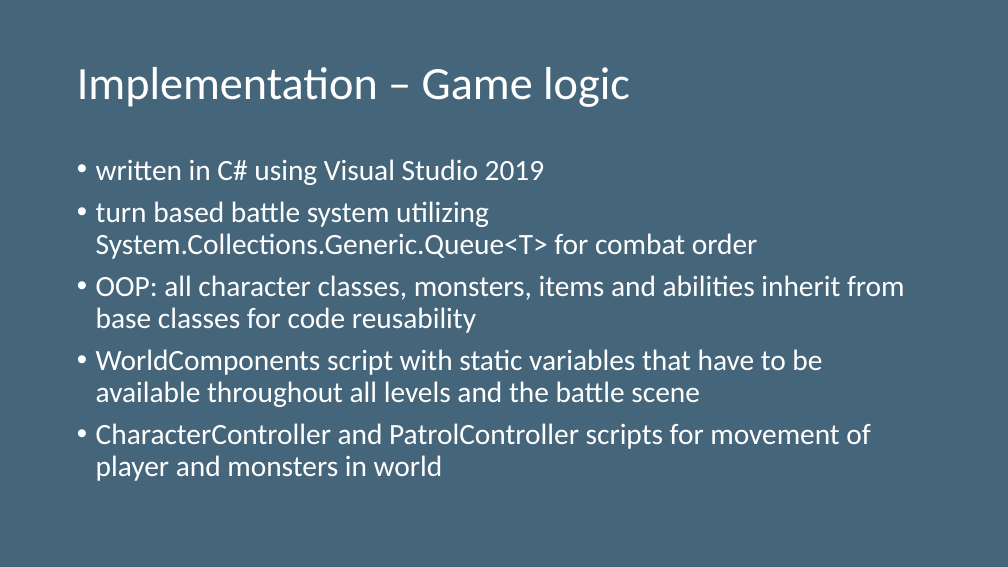
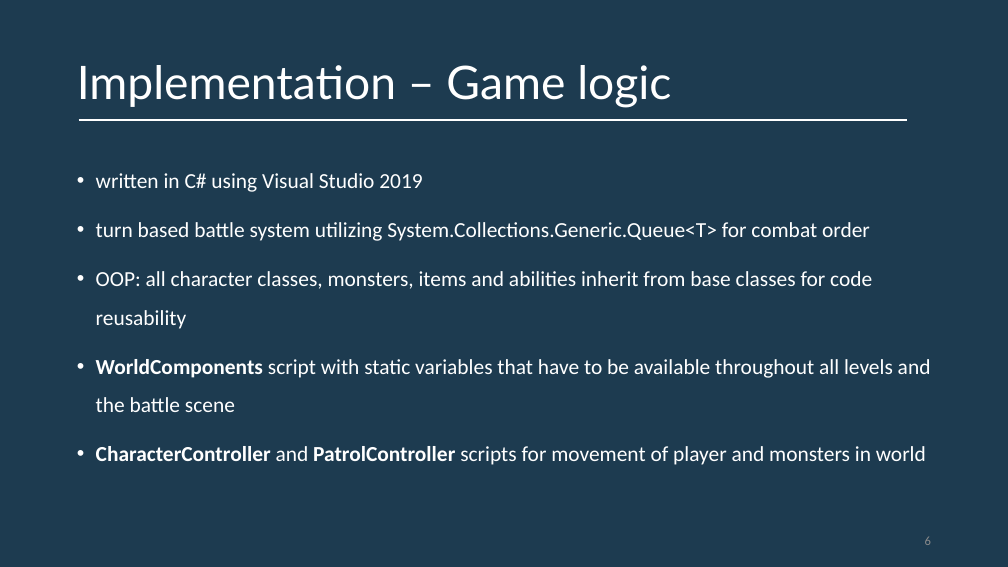
Before and after one commit to DarioBruckner/2d-Rpg, a slide deck: slide 6 of final_upload_ring_retrieve_simulator/presentation/Ring_retrieve_simulator.pptx. Drawn at 1008x567 pixels with LibreOffice and Linux fonts; fonts in the diff are those of the drawing. Boxes give left, top, right and bottom in pixels: in the first picture for what was removed or moved away, otherwise in the second. Text is boxed around its words. In the diff, an @@ line names an element or a change of style, - is before the commit and + after.

```diff
--- a/final_upload_ring_retrieve_simulator/presentation/Ring_retrieve_simulator.pptx
+++ b/final_upload_ring_retrieve_simulator/presentation/Ring_retrieve_simulator.pptx
@@ background #45657B to #1D3B50 @@
@@ title "Implementation – Game logic" at [77, 65, 671, 108]: font Calibri to Lato @@
@@ line added from (79, 119) to (907, 119), #FFFFFF 2.25 pt @@
@@ text "written in C# using Visual ..." at [96, 173, 931, 465]: size 28 to 20.4 pt; bold on in "WorldComponents", "CharacterController PatrolController"; line spacing 0.9 to 1.5 @@
@@ page number added at [925, 536, 931, 545], 12 pt, text #8C8C8C @@
+6
```
Also in this commit, not shown: 7 other slides changed, 1 other file.
